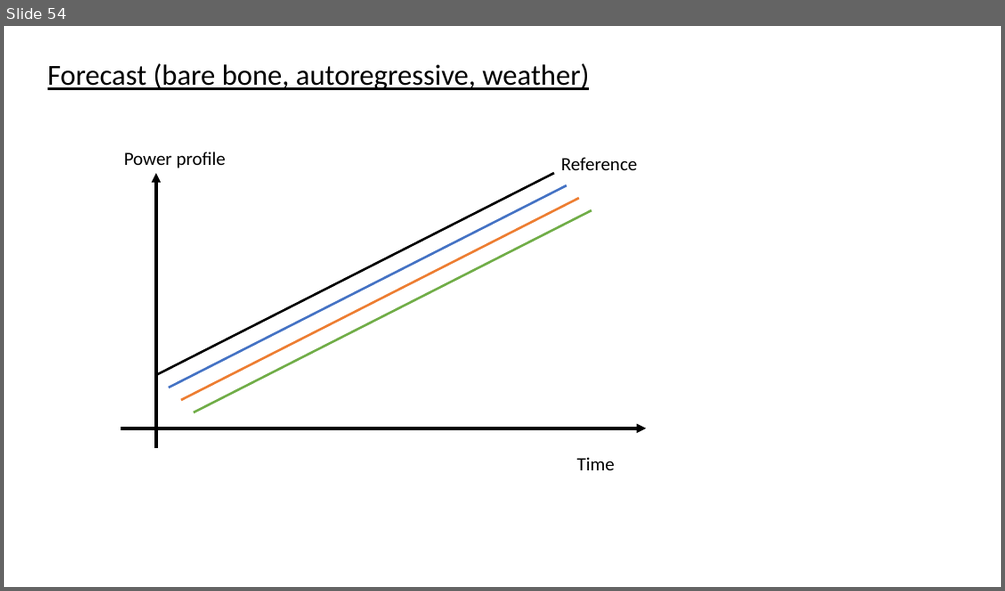
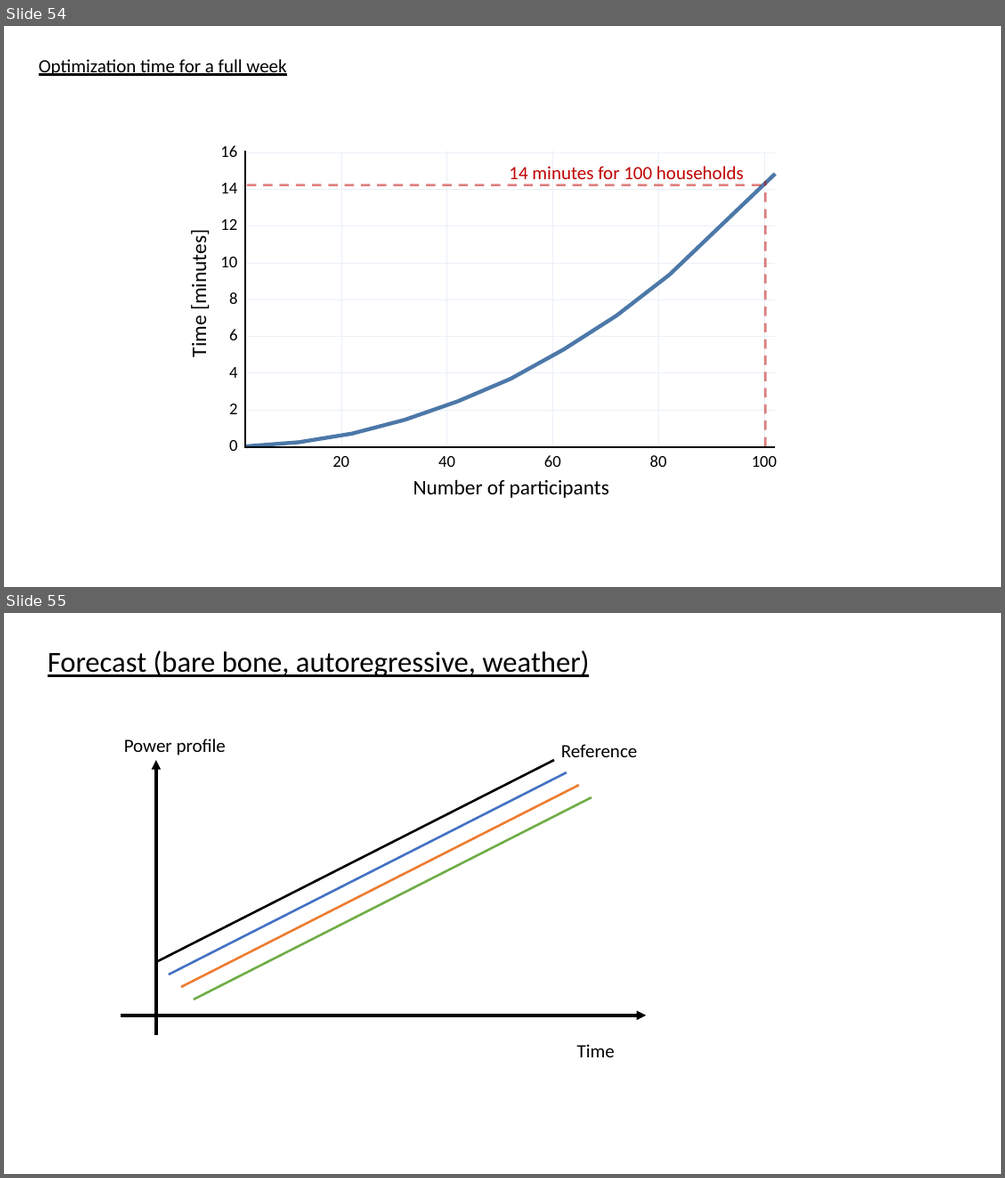
Before and after one commit to Jonathan56/supplementary_thesis, a slide deck: figures.pptx. Shown one above the other, each under a label of ours: slide 54 before the commit, slides 54 and 55 after it. The pictures are 1005x591 and 1005x1178 pixels, drawn with LibreOffice and Linux fonts; fonts in the diff are those of the drawing. Boxes give left, top, right and bottom in pixels: in the first picture for what was removed or moved away, otherwise in the second. Text is boxed around its words. In the diff, an @@ line names an element or a change of style, - is before the commit and + after.

```diff
--- a/figures.pptx
+++ b/figures.pptx
@@ slide 54 added at (4, 26, 1001, 587), background #FFFFFF @@
@@ text added at (39, 59, 286, 76), 18 pt, text #000000, underline @@
+Optimization time for a full week
@@ freeform shape added at (191, 112, 192, 112), fill #000000 @@
@@ group added at (220, 145, 237, 451): 9 texts @@
+0
+2
+4
+6
+8
+10
+12
+14
+16
@@ freeform shape added at (245, 151, 246, 447), outline #000000 1.5 pt @@
@@ group added at (246, 151, 775, 447): 13 freeform shapes @@
@@ freeform shape added at (246, 174, 775, 446), outline #4C78A8 3.75 pt @@
@@ line added from (247, 185) to (764, 185), #C00000 2.25 pt dashed @@
@@ text added at (509, 166, 744, 185), 18 pt, text #C00000 @@
+14 minutes for 100 households
@@ line added from (765, 446) to (765, 181), #C00000 2.25 pt dashed @@
@@ text added at (186, 238, 211, 356), 20 pt, text #000000 @@
+Time [minutes]
@@ freeform shape added at (245, 448, 775, 449), outline #000000 1.5 pt @@
@@ text added at (413, 479, 609, 498), 20 pt, text #000000 @@
+Number of participants
@@ group added at (332, 455, 777, 467): 5 texts @@
+20
+40
+60
+80
+100
@@ what was slide 54 is now slide 55 @@
```
Also in this commit, not shown: 1 other slide added, 1 slide removed, 4 other files.
